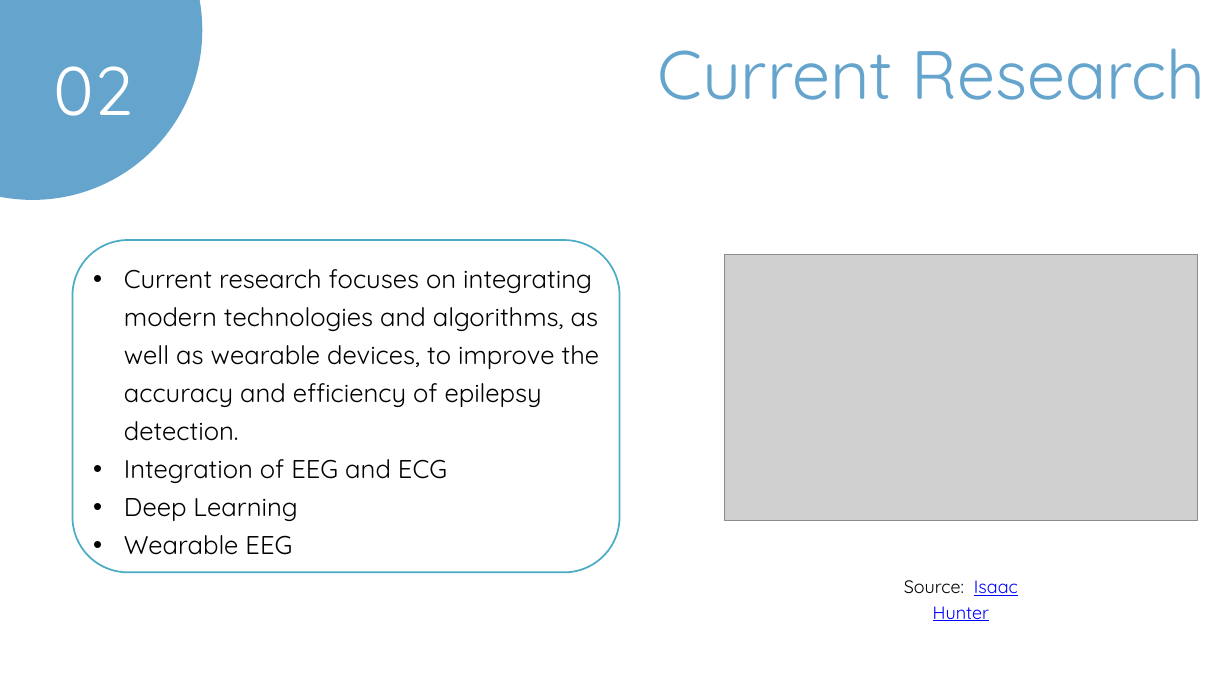
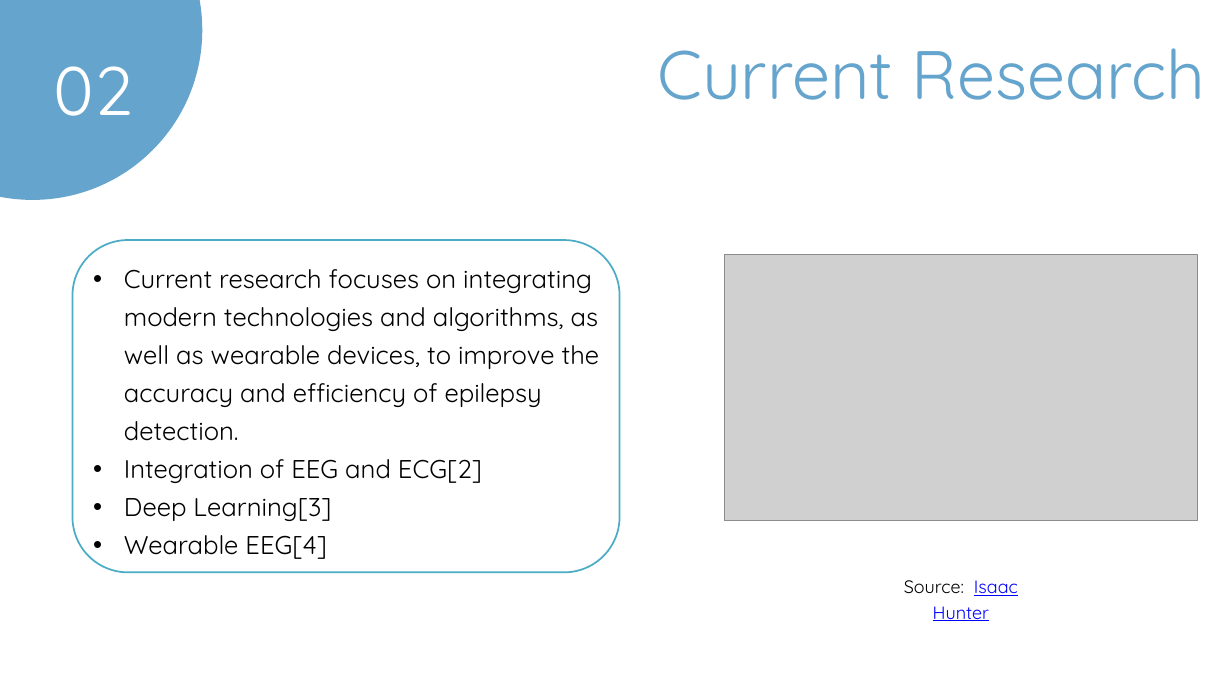
Before and after one commit to SucreCC/dissertation, a slide deck: slide 4 of slides/Dissertation.pptx. Drawn at 1232x693 pixels with LibreOffice and Linux fonts; fonts in the diff are those of the drawing; grey boxes stand for pictures. Boxes give left, top, right and bottom in pixels: in the first picture for what was removed or moved away, otherwise in the second. Text is boxed around its words. In the diff, an @@ line names an element or a change of style, - is before the commit and + after.

```diff
--- a/slides/Dissertation.pptx
+++ b/slides/Dissertation.pptx
@@ text at box(124, 459, 482, 559): text changed @@
-• Integration of EEG and ECG
-• Deep Learning
-• Wearable EEG
+• Integration of EEG and ECG[2]
+• Deep Learning[3]
+• Wearable EEG[4]
```
Also in this commit, not shown: 1 other slide changed, 1 slide added.
